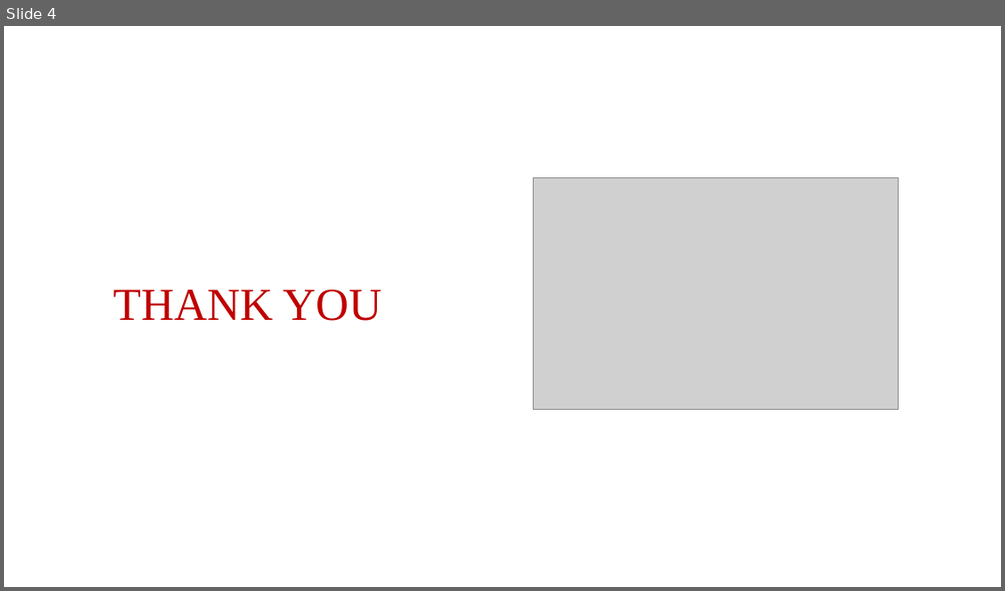
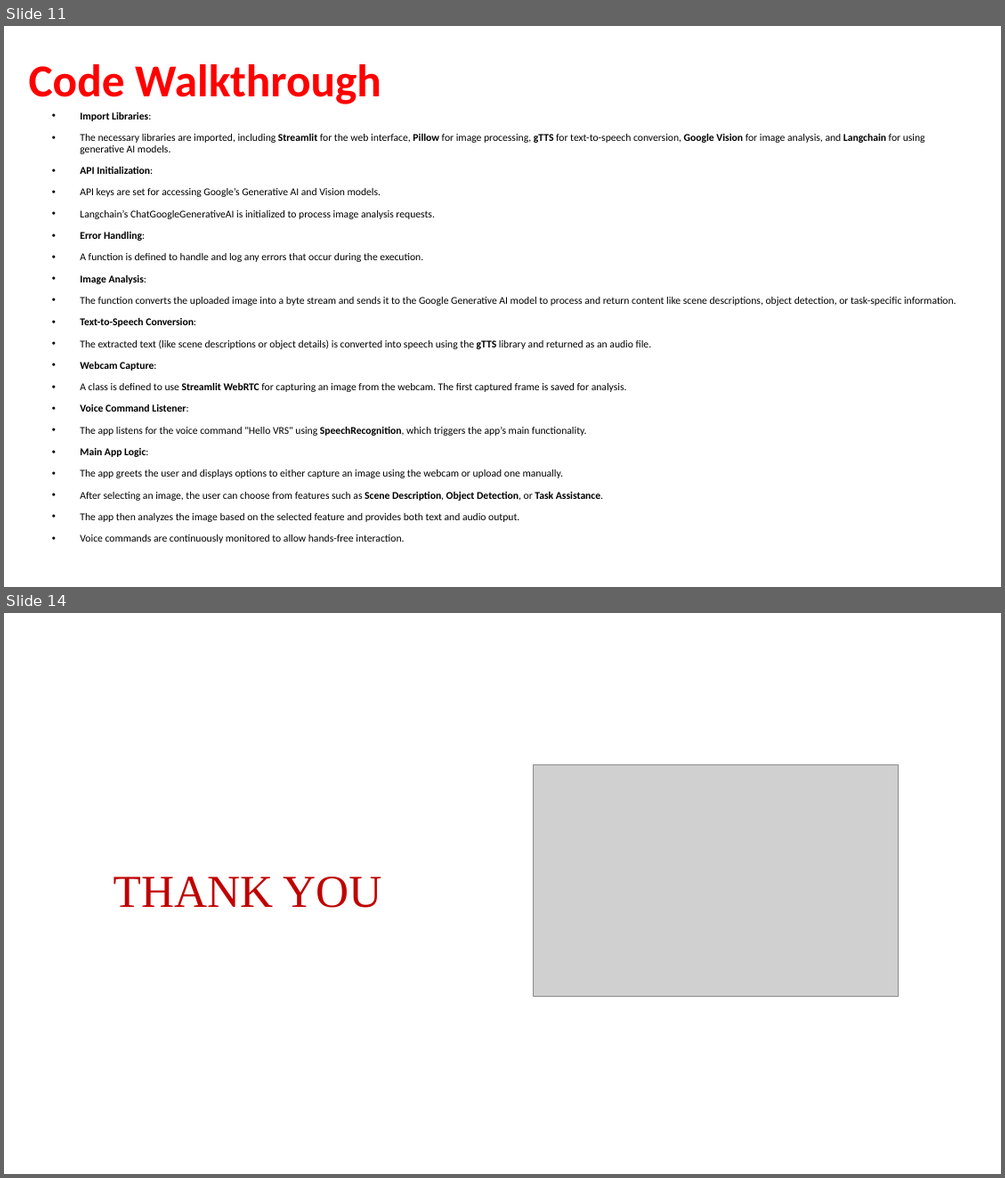
Before and after one commit to VijayShinde1996/AI_Powered_Assistant_Visually_Impaired_Individuals, a slide deck: Innomatics_Project_Report.pptx. Shown one above the other, each under a label of ours: slide 4 before the commit, slides 11 and 14 after it; the slides between them are not shown. The pictures are 1005x591 and 1005x1178 pixels, drawn with LibreOffice and Linux fonts; fonts in the diff are those of the drawing; grey boxes stand for pictures; background and template pictures are left out. Boxes give left, top, right and bottom in pixels: in the first picture for what was removed or moved away, otherwise in the second. Text is boxed around its words. In the diff, an @@ line names an element or a change of style, - is before the commit and + after.

```diff
--- a/Innomatics_Project_Report.pptx
+++ b/Innomatics_Project_Report.pptx
@@ slide 11 added at box(4, 26, 1001, 587), background #FFFFFF @@
@@ title added at box(29, 64, 381, 104), 44 pt, text #FF0000, bold @@
+Code Walkthrough
@@ text added at box(80, 111, 956, 543), 10 pt, text #000000 @@
+• Import Libraries:
+• The necessary libraries are imported, including Streamlit for the web interface, Pillow for image processing, gTTS for text-to-speech conversion, Google Vision for image analysis, and Langchain for using generative AI models.
+• API Initialization:
+• API keys are set for accessing Google’s Generative AI and Vision models.
+• Langchain’s ChatGoogleGenerativeAI is initialized to process image analysis requests.
+• Error Handling:
+• A function is defined to handle and log any errors that occur during the execution.
+• Image Analysis:
+• The function converts the uploaded image into a byte stream and sends it to the Google Generative AI model to process and return content like scene descriptions, object detection, or task-specific information.
+• Text-to-Speech Conversion:
+• The extracted text (like scene descriptions or object details) is converted into speech using the gTTS library and returned as an audio file.
+• Webcam Capture:
+• A class is defined to use Streamlit WebRTC for capturing an image from the webcam. The first captured frame is saved for analysis.
+• Voice Command Listener:
+• The app listens for the voice command "Hello VRS" using SpeechRecognition, which triggers the app’s main functionality.
+• Main App Logic:
+• The app greets the user and displays options to either capture an image using the webcam or upload one manually.
+• After selecting an image, the user can choose from features such as Scene Description, Object Detection, or Task Assistance.
+• The app then analyzes the image based on the selected feature and provides both text and audio output.
+• Voice commands are continuously monitored to allow hands-free interaction.
@@ what was slide 4 is now slide 14 @@
```
Also in this commit, not shown: 12 other slides added, 3 slides removed, 4 other files.
